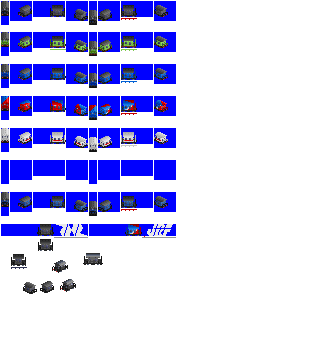
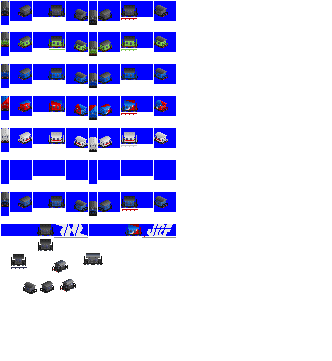
Layers edited between the first and the second w=332, h=361 image:
painted on "yo 8000 cc" over [left=48, top=108, right=138, bottom=211]
painted on "green" over [left=48, top=36, right=138, bottom=50]
renamed "Pasted Layer" to "white red", painted on it over [left=48, top=132, right=138, bottom=144]
painted on "blue" over [left=48, top=68, right=138, bottom=112]
painted on "yo 8000" over [left=48, top=5, right=138, bottom=206]
